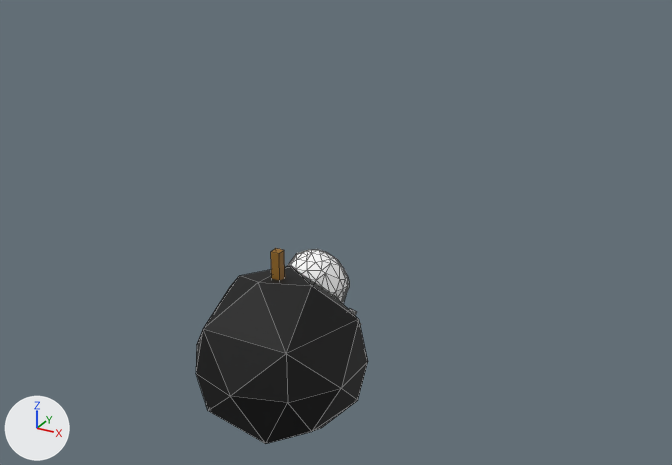
Two versions of the FBX model WFS-ld38/Assets/ld38/David/Models/LowPoly_Amalgamation.fbx, one commit apart.
The view is the same before and after, from a 50 mm lens placed at (4.96, -8.52, 5.26), pointed at (0.26, 0.01, 0.99). The axes (+X, +Y, +Z) are drawn at lower left. The lights are the same throughout. Mesh edges are drawn as thin lines. Where no turn or scale is listed for an object, it has been applied to the vertices.

Names of what the first picture shows: 'Bomb'.
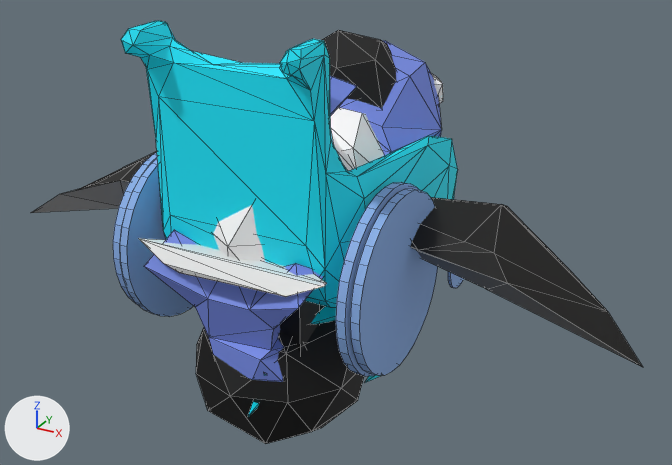
Commit message: ADDED AMALGAMATION

Location of each change, (x1, y1, x2, y2) in pixels of the pictures (672 x 465 px):
'Whale_In_A_WheelChair', added
    after: (113, 20, 464, 376)
    faces in mat_wheelchair (cyan #00e9ff): (121, 20, 458, 308)
    faces in mat_wheelchair_wheels (blue #88afe7): (113, 152, 464, 376)
    faces in mat_whale_body (blue #788de7): (330, 41, 441, 156)
    faces in mat_whale_eyes (white #ffffff): (431, 73, 443, 103)
'Eagle', added
    after: (31, 151, 643, 367)
    faces in mat_eagle_black (black #050402): (62, 151, 643, 367)
    faces in mat_eagle_white (white #f1f1f1): (138, 238, 327, 297)
    faces in mat_eagle_grey (grey #707070): (31, 181, 642, 367)
'Sheep', added
    after: (213, 30, 396, 353)
    faces in mat_sheep_head (black #000000): (280, 30, 396, 353)
    faces in mat_sheep_body (white #ffffff): (213, 107, 384, 261)
'Whale', added (blue)
    after: (144, 230, 323, 382)
'IceBolt', added (cyan)
    after: (248, 306, 382, 416)

What changed in the scene script:
```text
Add ob_icebolt:
    ob_icebolt = bpy.data.objects.new('IceBolt', me_icosphere_001)  # 48 vertices, 55 faces; spans x -1.06..0.92, y -1.93..1.49, z -1.04..1.09; in mat_icebolt (cyan #00eaff)
    ob_icebolt.location = (0.0, 0.0, 0.0)
Add ob_sheep:
    ob_sheep = bpy.data.objects.new('Sheep', me_icosphere)  # 101 vertices, 150 faces; spans x -1.0..1.01, y -1.72..1.54, z 0.0..3.1; in mat_sheep_head (black #000000), mat_sheep_body (white #ffffff)
    ob_sheep.location = (0.0, 0.0, 0.0)
Add ob_whale:
    ob_whale = bpy.data.objects.new('Whale', me_sphere)  # 90 vertices, 161 faces; spans x -1.02..1.0, y -1.94..1.58, z -0.76..1.43; in mat_whale_body (blue #788de7), mat_whale_eyes (white #ffffff), mat_whale_iris (black #000000)
    ob_whale.location = (0.0, 0.0, 0.0)
Add ob_whale_in_a_wheelchair:
    ob_whale_in_a_wheelchair = bpy.data.objects.new('Whale_In_A_WheelChair', me_sphere_001)  # 679 vertices, 751 faces; spans x -1.48..1.48, y -1.97..2.19, z 0.0..3.54; in mat_whale_body (blue #788de7), mat_whale_eyes (white #ffffff), mat_whale_iris (black #000000), mat_wheelchair (cyan #00eaff), mat_wheelchair_wheels (blue #88afe7)
    ob_whale_in_a_wheelchair.location = (0.0, 0.0, 0.0)
Add ob_eagle:
    ob_eagle = bpy.data.objects.new('Eagle', me_sphere_003)  # 274 vertices, 493 faces; spans x -3.42..3.87, y -1.82..2.06, z -0.1..1.98; in mat_eagle_black (black #050402), mat_yellow (yellow #e7c461), mat_eagle_white (white #f1f1f1), mat_eagle_grey (grey #707070)
    ob_eagle.location = (0.03, -0.08, 0.06)
```
